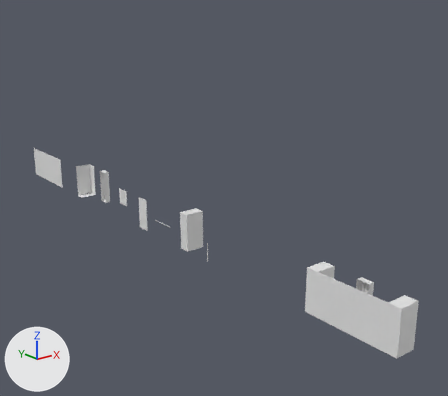
What one commit did to the Blender file Balconies/Balcony001.blend.
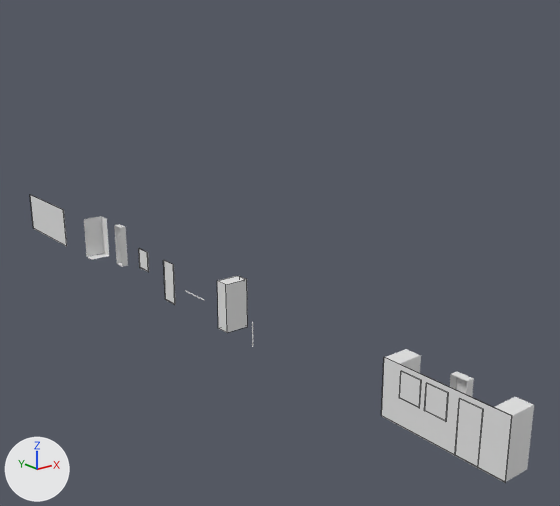
Old and new are each drawn whole from a camera (50 mm lens) standing at (-17.2, -11.8, 12.2) and looking at (2.6, 12.9, 2.3) and again close up from a camera (50 mm lens) standing at (-16.0, -10.6, 12.1) and looking at (-3.5, 4.9, 5.9). Arrows for +X, +Y and +Z are at lower left; the lights stay in place. The last two pictures show the newer version. The close-ups show mesh edges as thin lines.

The scene before the commit, as lines of its bpy script (objects in view):
```python
me_cube_023 = bpy.data.meshes.new('Cube.023')
me_cube_023.from_pydata(...)  # a box spanning x -1.0..1.0, y -1.0..1.0, z -1.0..1.0
me_cube_030 = bpy.data.meshes.new('Cube.030')
me_cube_030.from_pydata(...)  # a box spanning x -1.0..1.0, y -1.0..1.0, z -1.0..1.0
me_plane_003 = bpy.data.meshes.new('Plane.003')
me_plane_003.from_pydata(...)  # 88 vertices, 59 faces, 8 loose edges; spans x 0.02..1.0, y -1.0..7.67, z 0.0..2.0
ob_cube = bpy.data.objects.new('Cube', me_cube_023)
ob_cube.location = (0.01, 1.0, 0.91)
ob_cube.rotation_euler = (1.571, 0.0, 1.571)  # degrees (90, 0, 90)
ob_cube.scale = (0.4, 0.9, 0.015)
ob_cube_005 = bpy.data.objects.new('Cube.005', me_cube_030)
ob_cube_005.location = (0.01, 2.0, 1.0)
ob_cube_005.scale = (0.01, 2.3, 1.0)
ob_pylons_001 = bpy.data.objects.new('Pylons.001', me_plane_003)
ob_pylons_001.location = (0.0, 23.0, 0.0)
ob_pylons_001.scale = (1.0, 0.3, 1.0)
# also in view: 'Plane.002' at (0.5, 13.0, 1.0); 'Pylons' at (0.5, 2.0, 1.0); 'Cube.006' at (0.0, 30.0, 1.0); 'Cube.003' at (0.0, 2.2, 1.4)
```
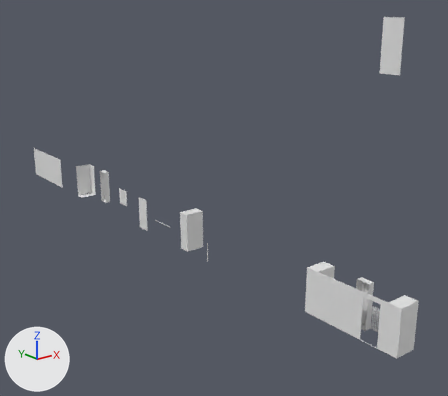
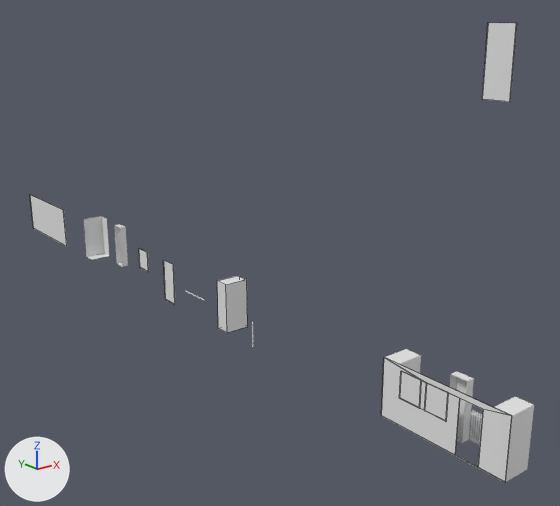
Where the change shows, as pixel boxes (x1, y1, x2, y2) in the close-ups (560 x 506 px):
'Cube', moved
    before: (455, 399, 483, 468)
    after: (482, 23, 517, 102)
part 1 of me_cube_030, reshaped
    both: (384, 358, 512, 470)

Edits to the bpy script that builds the scene:
```text
Change me_cube_030:
    used by ob_cube_005; location = (0.01, 2.0, 1.0); scale = (0.01, 2.3, 1.0)
    remove me_cube_030.from_pydata(...)  # 8 vertices, 6 faces; spans x -1.0..1.0, y -1.0..1.0, z -1.0..1.0
    add me_cube_030.from_pydata(...)  # 32 vertices, 24 faces; spans x -1.0..1.0, y -1.0..1.0, z -1.0..1.0
    me_cube_030 part 1
    2 faces are deleted
    12 vertices are added at x -1.0, y -0.61..0.7, z -0.99..0.81
    12 new vertices lie (2.0, 0.0, 0.0) away from vertices in x -1.0, y -0.61..0.7, z -0.99..0.81
    20 new faces join them
Change ob_cube:
    ob_cube.location: (0.01, 1.0, 0.91) -> (0.01, 1.0, 10.91)
```
